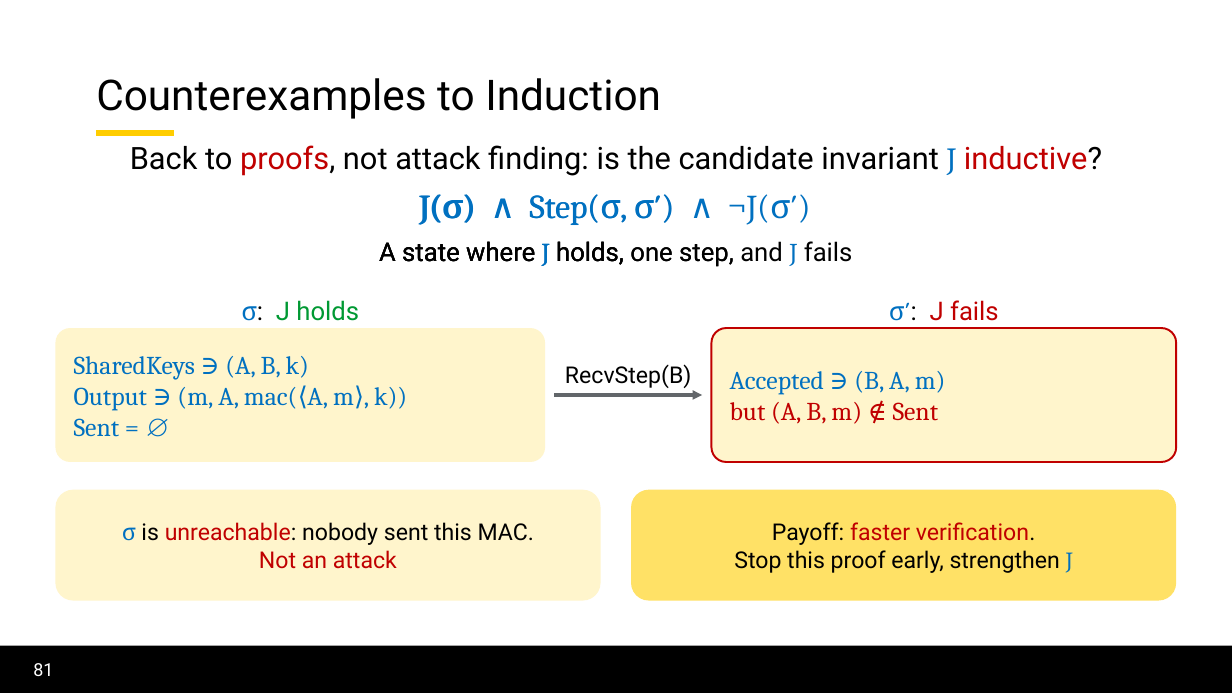
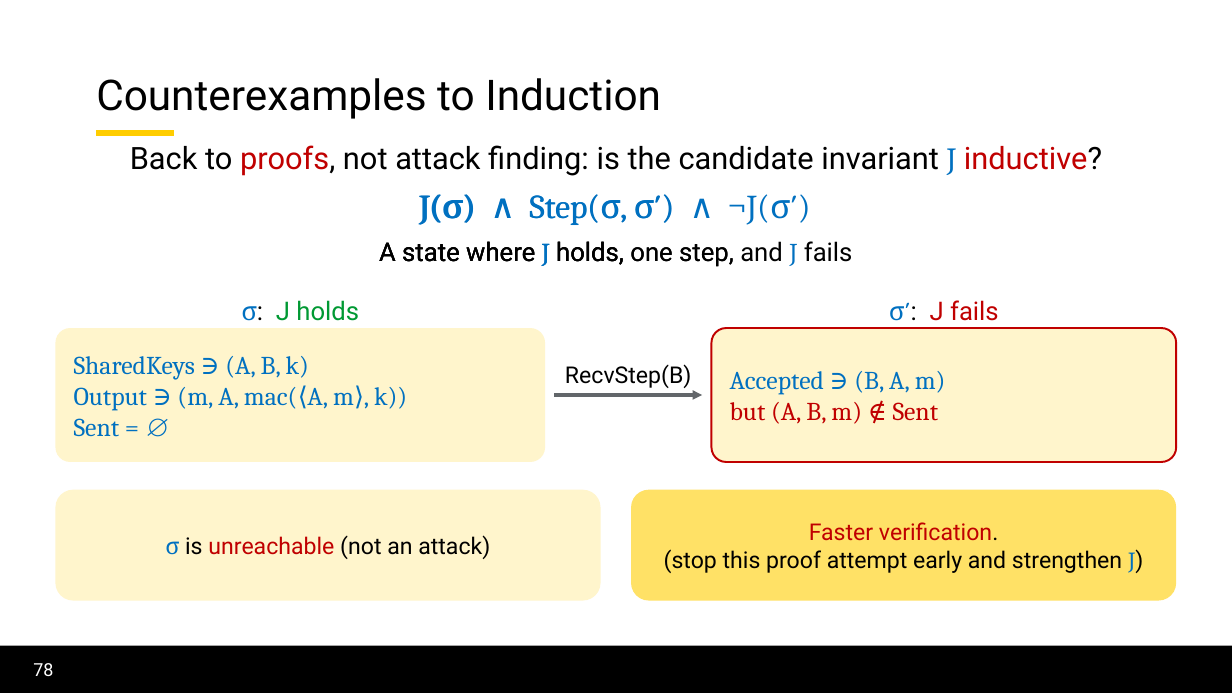
Before and after one commit to lorchrob/thesis_proposal_slides, a slide deck: slide 78 of slides.pptx (slide 81 before the commit). Drawn at 1232x693 pixels with LibreOffice and Linux fonts; fonts in the diff are those of the drawing; background and template pictures are left out. Boxes give left, top, right and bottom in pixels: in the first picture for what was removed or moved away, otherwise in the second. Text is boxed around its words. In the diff, an @@ line names an element or a change of style, - is before the commit and + after.

```diff
--- a/slides.pptx
+++ b/slides.pptx
@@ text in rounded rectangle at <box>165,535,490,559</box>: text changed; text colour #C00000 to #000000 @@
-σ is unreachable: nobody sent this MAC.
-Not an attack
+σ is unreachable (not an attack)
@@ text in rounded rectangle at <box>664,522,1143,573</box>: text changed @@
-Payoff: faster verification.
-Stop this proof early, strengthen J
+Faster verification.
+(stop this proof attempt early and strengthen J)
@@ page number at <box>33,663,53,676</box>: text changed @@
-81
+78
```
Also in this commit, not shown: 16 other slides changed.
